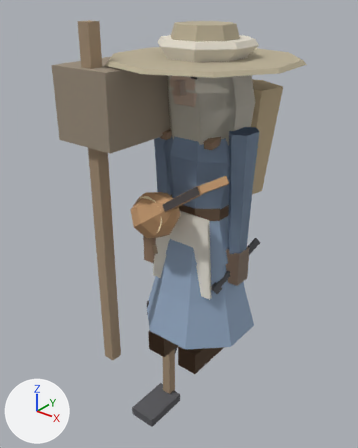
The glTF model game/assets/modelle/figuren/figur_halbling.glb: old version first, new version second.
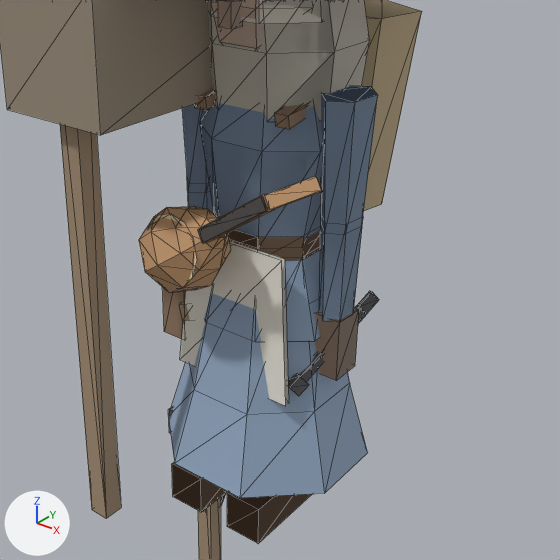
Each version appears first whole from a 50 mm camera at (0.986, -1.363, 1.35) aimed at (-0.105, 0.0, 0.505), and next in a close-up on the part from 16% to 100% of the width and 18% to 86% of the height. Lighting does not change. The marker at lower left points along +X, +Y and +Z. The older version's two pictures come first. The close-ups show mesh edges as thin lines. Vertices at exactly the same position are counted once.

Names of what the first close-up shows: 'Buendel', 'Hacke', 'Haube', 'Kiepe', 'Koerper_Frau', 'Koerper_Mann', 'Laute', 'Meissel', 'Schleier', 'Schuerze', 'Stab', 'Tasche' and 2 more.
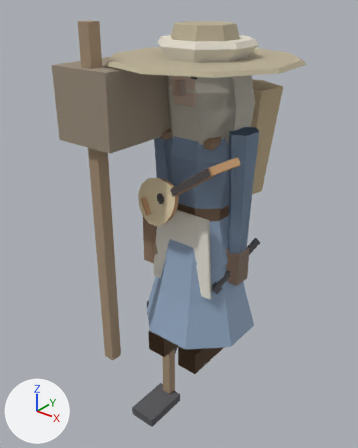
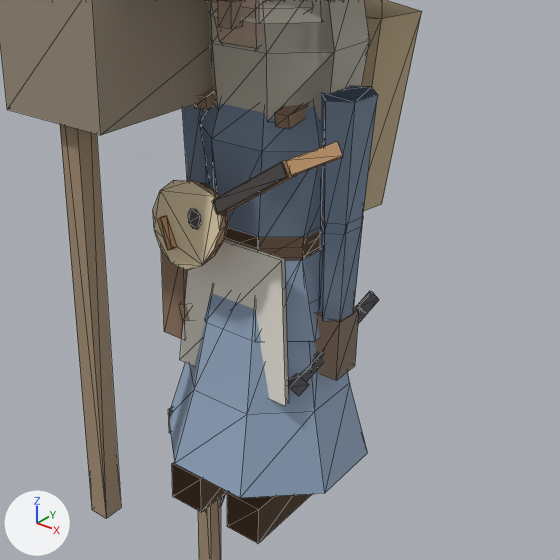
Changed parts and their boxes (x1, y1, x2, y2) in the close-ups (560 x 560 px; the box of a moved part takes in the faces that stretch with it):
'Laute', reshaped (10% taller): before (139, 176, 322, 292); after (153, 142, 343, 270)
part 1 of me_laute, moved or reshaped (not visible before): after (188, 209, 201, 229)
part 2 of me_laute, moved or reshaped: before (198, 196, 268, 243); after (212, 162, 288, 214)
part 3 of me_laute, moved or reshaped: before (265, 176, 322, 210); after (286, 142, 343, 176)
part 4 of me_laute, rebuilt (18% narrower): before (139, 206, 231, 292); after (153, 180, 228, 270)
part 5 of me_laute, deleted: before (201, 218, 229, 249)
part 6 of me_laute, deleted: before (152, 214, 197, 282)
part 7 of me_laute, deleted: before (199, 195, 274, 243)
part 8 of me_laute, added: after (214, 161, 296, 215)
part 9 of me_laute, added: after (157, 216, 177, 250)

Edits to the bpy script that builds the scene:
```text
Change me_laute:
    used by ob_laute; location = (0.0, 0.0, 0.0)
    remove me_laute.from_pydata(...)  # 136 vertices, 166 faces; spans x -0.153..0.246, y -0.27..-0.102, z 0.538..0.84
    add me_laute.from_pydata(...)  # 89 vertices, 138 faces; spans x -0.16..0.259, y -0.22..-0.115, z 0.58..0.891
    me_laute part 1: the loose piece of 8 vertices spanning x -0.055..-0.019, y -0.234..-0.227, z 0.631..0.668 is scaled about its middle by 1.07, then moved by (0.003, 0.041, 0.043)
    me_laute part 2: the loose piece of 8 vertices spanning x 0.012..0.178, y -0.256..-0.229, z 0.678..0.805 is scaled about its middle by (1.07, 1.06, 1.06), then moved by (0.007, 0.037, 0.047)
    me_laute part 3: the loose piece of 8 vertices spanning x 0.162..0.246, y -0.253..-0.184, z 0.78..0.84 is moved by (0.013, 0.038, 0.05)
    me_laute part 4: the loose piece of 52 vertices spanning x -0.153..0.039, y -0.27..-0.102, z 0.538..0.711 is rebuilt with 49 vertices and now spans x -0.16..0.038, y -0.199..-0.115, z 0.58..0.76
    me_laute part 5: the loose piece of 16 vertices spanning x 0.003..0.045, y -0.226..-0.165, z 0.657..0.707 is deleted
    me_laute part 6: the loose piece of 12 vertices spanning x -0.139..0.015, y -0.24..-0.211, z 0.558..0.705 is deleted
    me_laute part 7: the loose piece of 8 vertices spanning x 0.012..0.182, y -0.254..-0.215, z 0.676..0.806 is deleted
    me_laute part 8
    8 vertices are added at x 0.014..0.195, y -0.217..-0.174, z 0.719..0.856
    12 new faces join them
    me_laute part 9
    8 vertices are added at x -0.13..-0.081, y -0.197..-0.172, z 0.614..0.673
    12 new faces join them
    other edits to the shape of me_laute do not show in these pictures
```
